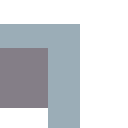
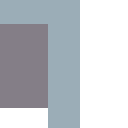
Two versions of the same layered image (w=128, h=128). Layer-by-layer changes:
painted on "Cubicle" over [0, 0, 80, 48]
